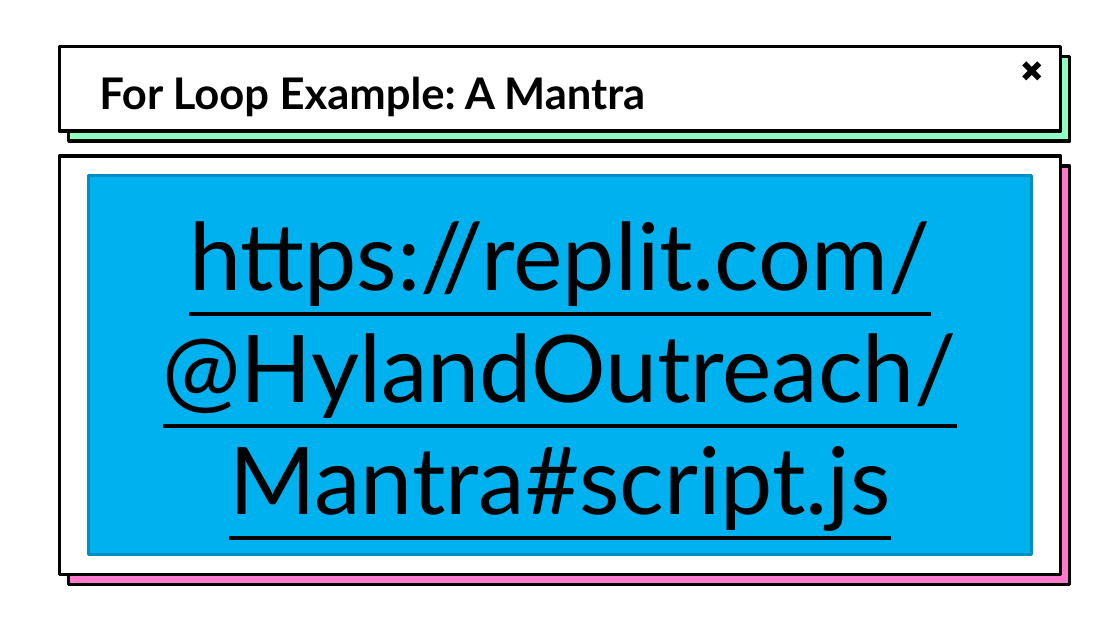
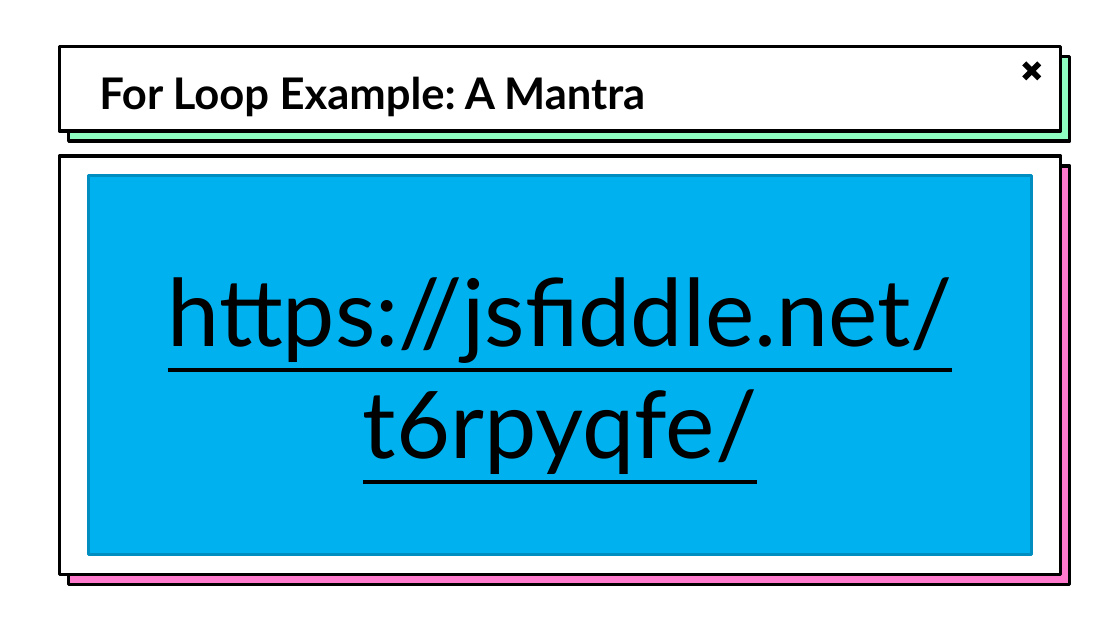
Before and after one commit to hytechclub/web-102, a slide deck: slide 10 of ForLoops/ForLoops.pptx. Drawn at 1120x630 pixels with LibreOffice and Linux fonts; fonts in the diff are those of the drawing; background and template pictures are left out. Boxes give left, top, right and bottom in pixels: in the first picture for what was removed or moved away, otherwise in the second. Text is boxed around its words. In the diff, an @@ line names an element or a change of style, - is before the commit and + after.

```diff
--- a/ForLoops/ForLoops.pptx
+++ b/ForLoops/ForLoops.pptx
@@ text in rectangle at <box>168,277,953,474</box>: text changed @@
-https://replit.com/@HylandOutreach/Mantra#script.js
+https://jsfiddle.net/t6rpyqfe/
```
Also in this commit, not shown: 1 other slide changed, 8 other files.
